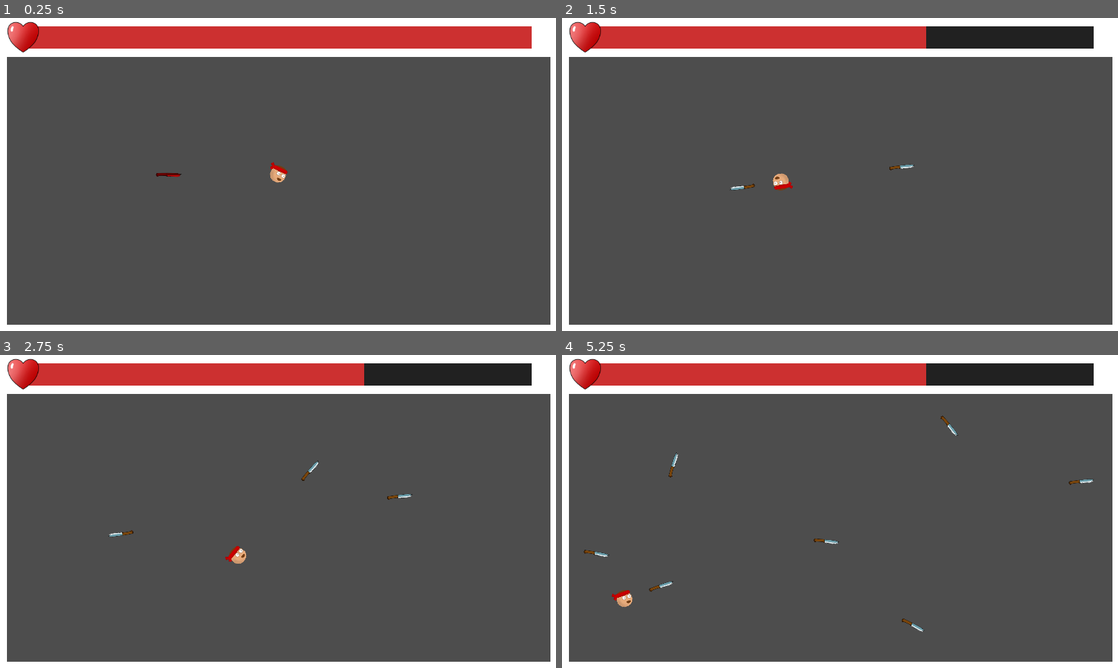
Above: before the commit, frames 1-4 (two rows, left to right).
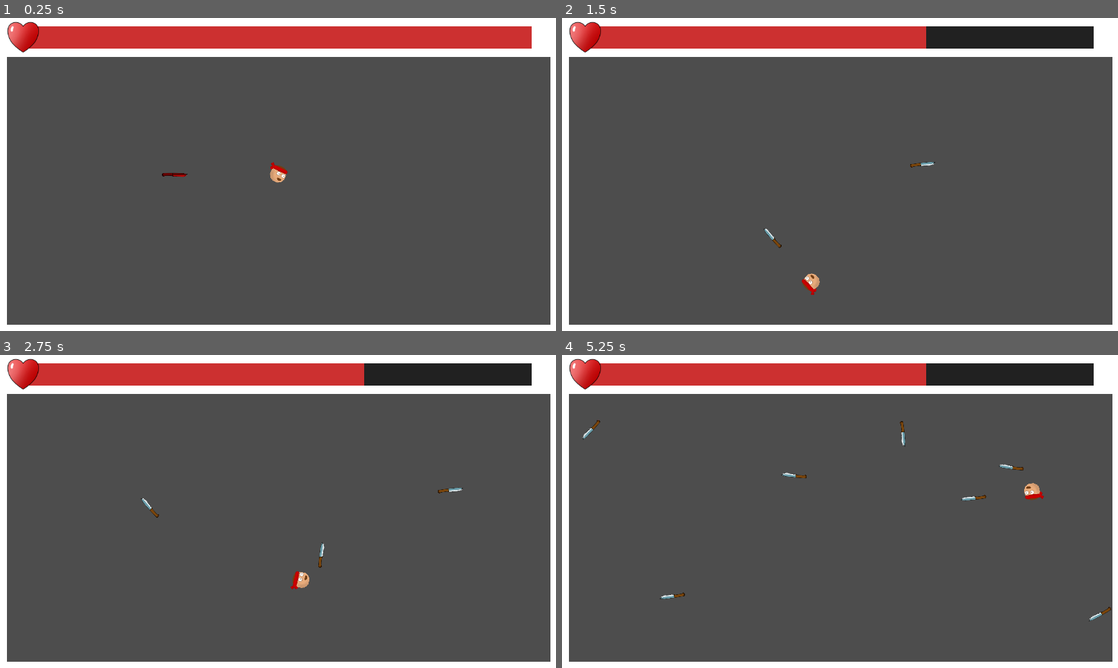
Above: after the commit, the same moments.

Repository: RoshanDavis/Dagger-Dodge-Godot-Project
Game: Godot game, scene res://scenes/game.tscn
Same seed, same stepped clock (60 frames per second), same inputs: the game is played once before the commit and once after it.
Inputs (mouse positions are in pixels of both pictures, inside the frame that each line leads up to):
- Up to frame 1 (0.25 s): no input
- Up to frame 2 (1.5 s): move the mouse to (962, 158) at 0.52 s; click (962, 158) at 0.6 s; move the mouse to (728, 190) at 1.27 s; click (728, 190) at 1.35 s
- Up to frame 3 (2.75 s): move the mouse to (333, 442) at 2.02 s; click (333, 442) at 2.1 s
- Up to frame 4 (5.25 s): move the mouse to (812, 574) at 2.77 s; click (812, 574) at 2.85 s; move the mouse to (1006, 558) at 3.52 s; click (1006, 558) at 3.6 s; move the mouse to (673, 464) at 4.27 s; click (673, 464) at 4.35 s; move the mouse to (867, 511) at 5.02 s; click (867, 511) at 5.1 s

The runs differ from the first frame. In frame 1, less than 0.1% of the frame differs, in the area x 28-34%, y 49-51%; in frame 2, 0.5%; in frame 3, 0.5%; in frame 4, 0.9%, in the area x 3-99%, y 19-89%.

Commit message:
improved player recoil movement

Diff:
--- a/scripts/dagger.gd
+++ b/scripts/dagger.gd
@@ -1,6 +1,6 @@
 extends CharacterBody2D
 
-@export var speed:float = 200
+@export var speed:float = 300
 
 func _ready():
 	velocity = global_transform.basis_xform(Vector2.RIGHT * speed)
--- a/scripts/player.gd
+++ b/scripts/player.gd
@@ -1,7 +1,9 @@
 extends CharacterBody2D
 
 var dagger
-@export var recoilSpeed = 200
+@export var recoilSpeed = 500
+@export var speed = 200
+@export var recoilFactor = 2
 
 func _ready():
 	velocity = Vector2(0,0)
@@ -22,6 +24,9 @@
 		get_tree().get_root().get_node("Game").add_child(daggerInstance)
 		velocity = global_transform.basis_xform(Vector2.LEFT * recoilSpeed)
 
+	if velocity.length() > speed:
+		velocity -= velocity * delta
+	print_debug(velocity.length())
 	var collision = move_and_collide(velocity * delta)
 	if collision:
 		velocity = velocity.bounce(collision.get_normal())
